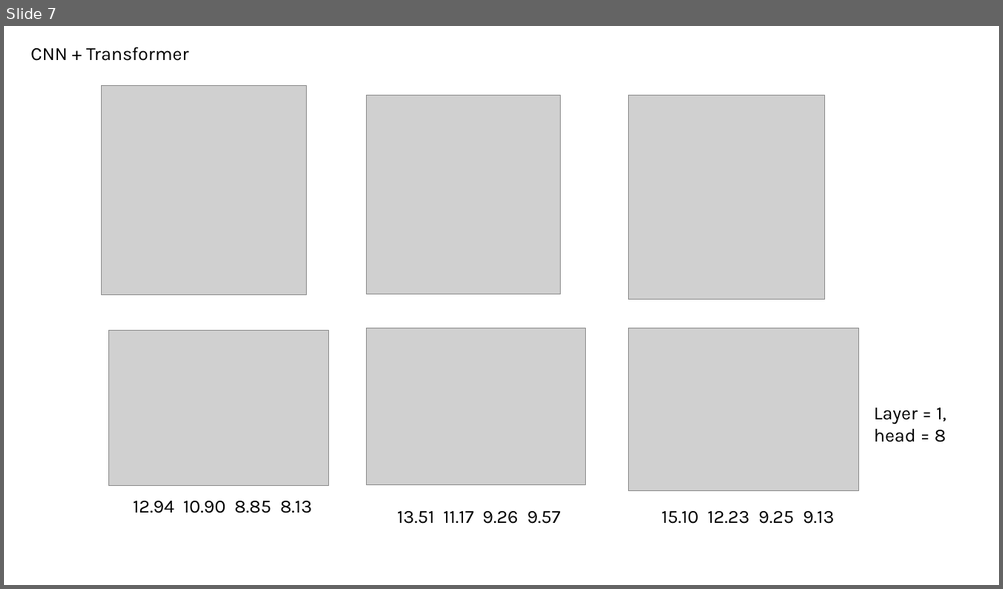
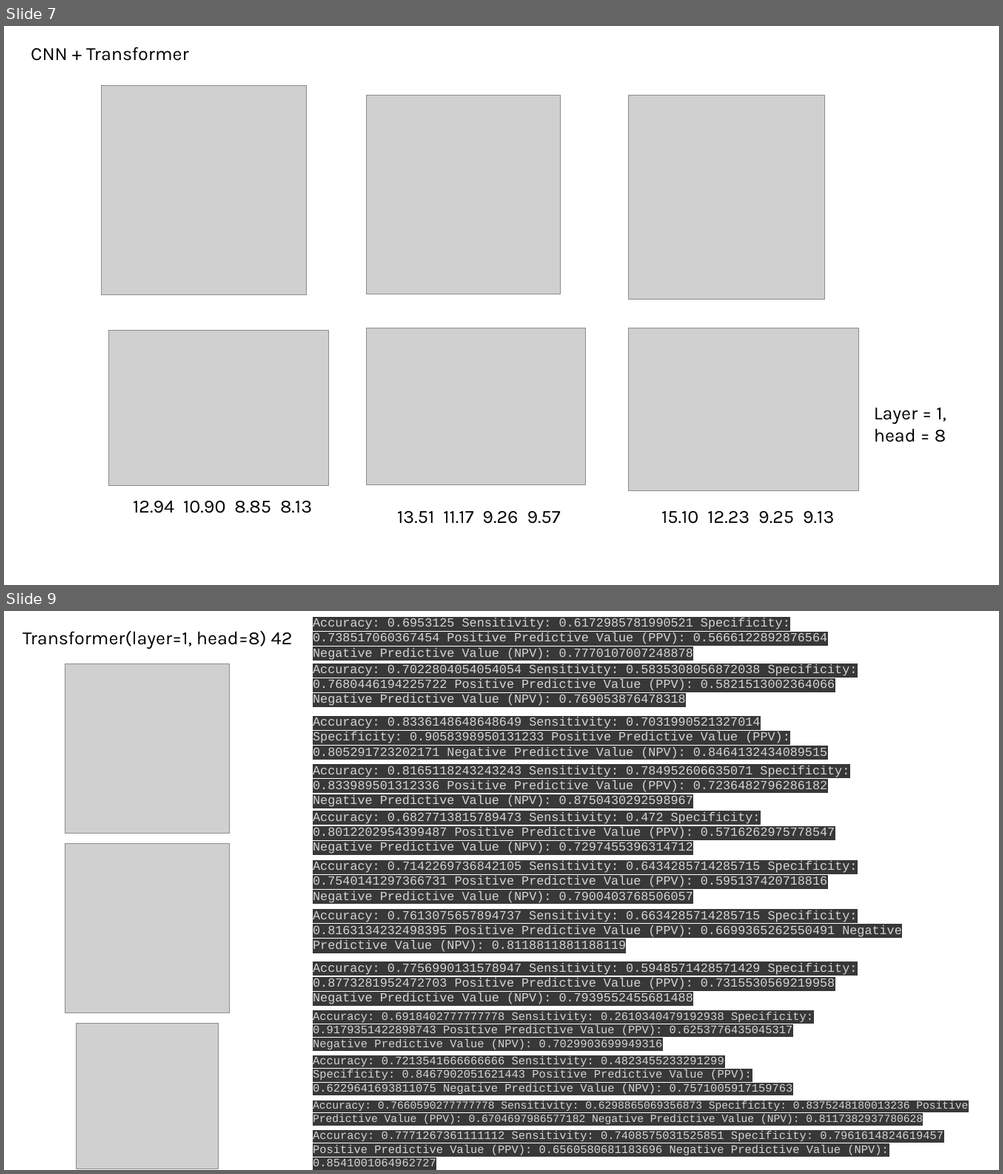
Before and after one commit to brianshih95/Intraoperative-Hypotension-Prediction, a slide deck: result.pptx. Shown one above the other, each under a label of ours: slide 7 before the commit, slides 7 and 9 after it; the slides between them are not shown. The pictures are 1003x589 and 1003x1174 pixels, drawn with LibreOffice and Linux fonts; fonts in the diff are those of the drawing; grey boxes stand for pictures. Boxes give left, top, right and bottom in pixels: in the first picture for what was removed or moved away, otherwise in the second. Text is boxed around its words. In the diff, an @@ line names an element or a change of style, - is before the commit and + after.

```diff
--- a/result.pptx
+++ b/result.pptx
@@ slide 9 added at [4,611,999,1170], background #FFFFFF @@
@@ text added at [22,631,293,649], 18 pt, text #000000 @@
+Transformer(layer=1, head=8) 42
@@ text added at [313,618,827,660], 12 pt, text #D5D5D5 @@
+Accuracy: 0.6953125 Sensitivity: 0.6172985781990521 Specificity: 0.738517060367454 Positive Predictive Value (PPV): 0.5666122892876564 Negative Predictive Value (NPV): 0.7770107007248878
@@ picture added at [65,664,229,833] @@
@@ text added at [313,664,857,706], 12 pt, text #D5D5D5 @@
+Accuracy: 0.7022804054054054 Sensitivity: 0.5835308056872038 Specificity: 0.7680446194225722 Positive Predictive Value (PPV): 0.5821513002364066 Negative Predictive Value (NPV): 0.769053876478318
@@ text added at [313,717,827,759], 12 pt, text #D5D5D5 @@
+Accuracy: 0.8336148648648649 Sensitivity: 0.7031990521327014 Specificity: 0.9058398950131233 Positive Predictive Value (PPV): 0.805291723202171 Negative Predictive Value (NPV): 0.8464132434089515
@@ text added at [313,766,849,807], 12 pt, text #D5D5D5 @@
+Accuracy: 0.8165118243243243 Sensitivity: 0.784952606635071 Specificity: 0.833989501312336 Positive Predictive Value (PPV): 0.7236482796286182 Negative Predictive Value (NPV): 0.8750430292598967
@@ text added at [313,812,834,854], 12 pt, text #D5D5D5 @@
+Accuracy: 0.6827713815789473 Sensitivity: 0.472 Specificity: 0.8012202954399487 Positive Predictive Value (PPV): 0.5716262975778547 Negative Predictive Value (NPV): 0.7297455396314712
@@ picture added at [65,844,229,1013] @@
@@ text added at [313,861,857,903], 12 pt, text #D5D5D5 @@
+Accuracy: 0.7142269736842105 Sensitivity: 0.6434285714285715 Specificity: 0.7540141297366731 Positive Predictive Value (PPV): 0.595137420718816 Negative Predictive Value (NPV): 0.7900403768506057
@@ text added at [313,911,902,952], 12 pt, text #D5D5D5 @@
+Accuracy: 0.7613075657894737 Sensitivity: 0.6634285714285715 Specificity: 0.8163134232498395 Positive Predictive Value (PPV): 0.6699365262550491 Negative Predictive Value (NPV): 0.8118811881188119
@@ text added at [313,963,857,1005], 12 pt, text #D5D5D5 @@
+Accuracy: 0.7756990131578947 Sensitivity: 0.5948571428571429 Specificity: 0.8773281952472703 Positive Predictive Value (PPV): 0.7315530569219958 Negative Predictive Value (NPV): 0.7939552455681488
@@ picture added at [77,1024,218,1169] @@
@@ text added at [313,1012,813,1050], 11 pt, text #D5D5D5 @@
+Accuracy: 0.6918402777777778 Sensitivity: 0.2610340479192938 Specificity: 0.9179351422898743 Positive Predictive Value (PPV): 0.6253776435045317 Negative Predictive Value (NPV): 0.7029903699949316
@@ text added at [313,1056,793,1094], 11 pt, text #D5D5D5 @@
+Accuracy: 0.7213541666666666 Sensitivity: 0.4823455233291299 Specificity: 0.8467902051621443 Positive Predictive Value (PPV): 0.6229641693811075 Negative Predictive Value (NPV): 0.7571005917159763
@@ text added at [313,1102,967,1125], 10.5 pt, text #D5D5D5 @@
+Accuracy: 0.7660590277777778 Sensitivity: 0.6298865069356873 Specificity: 0.8375248180013236 Positive Predictive Value (PPV): 0.6704697986577182 Negative Predictive Value (NPV): 0.8117382937780628
@@ text added at [313,1131,943,1167], 11 pt, text #D5D5D5 @@
+Accuracy: 0.7771267361111112 Sensitivity: 0.7408575031525851 Specificity: 0.7961614824619457 Positive Predictive Value (PPV): 0.6560580681183696 Negative Predictive Value (NPV): 0.8541001064962727
```
Also in this commit, not shown: 10 other slides added, 3 other files.
